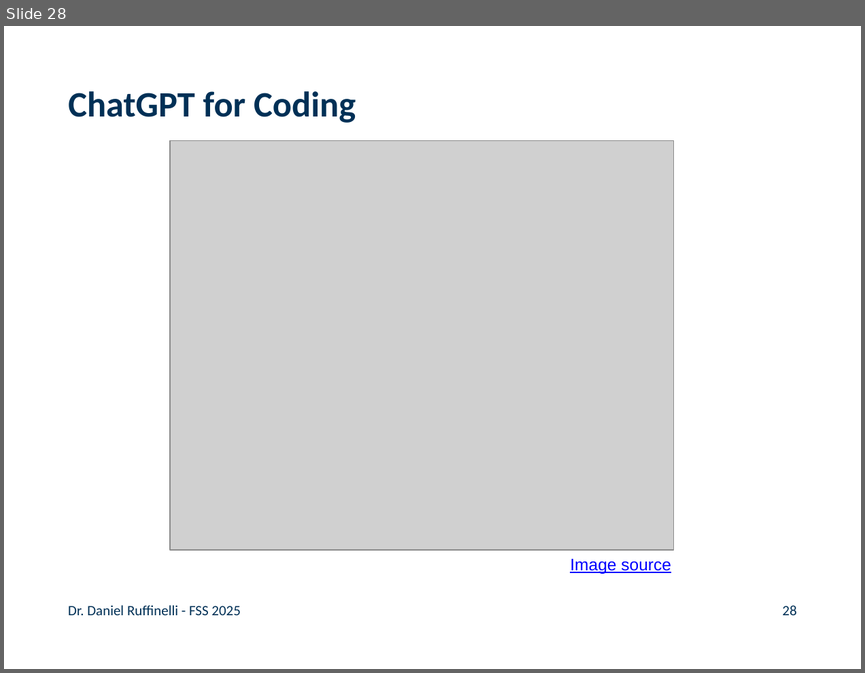
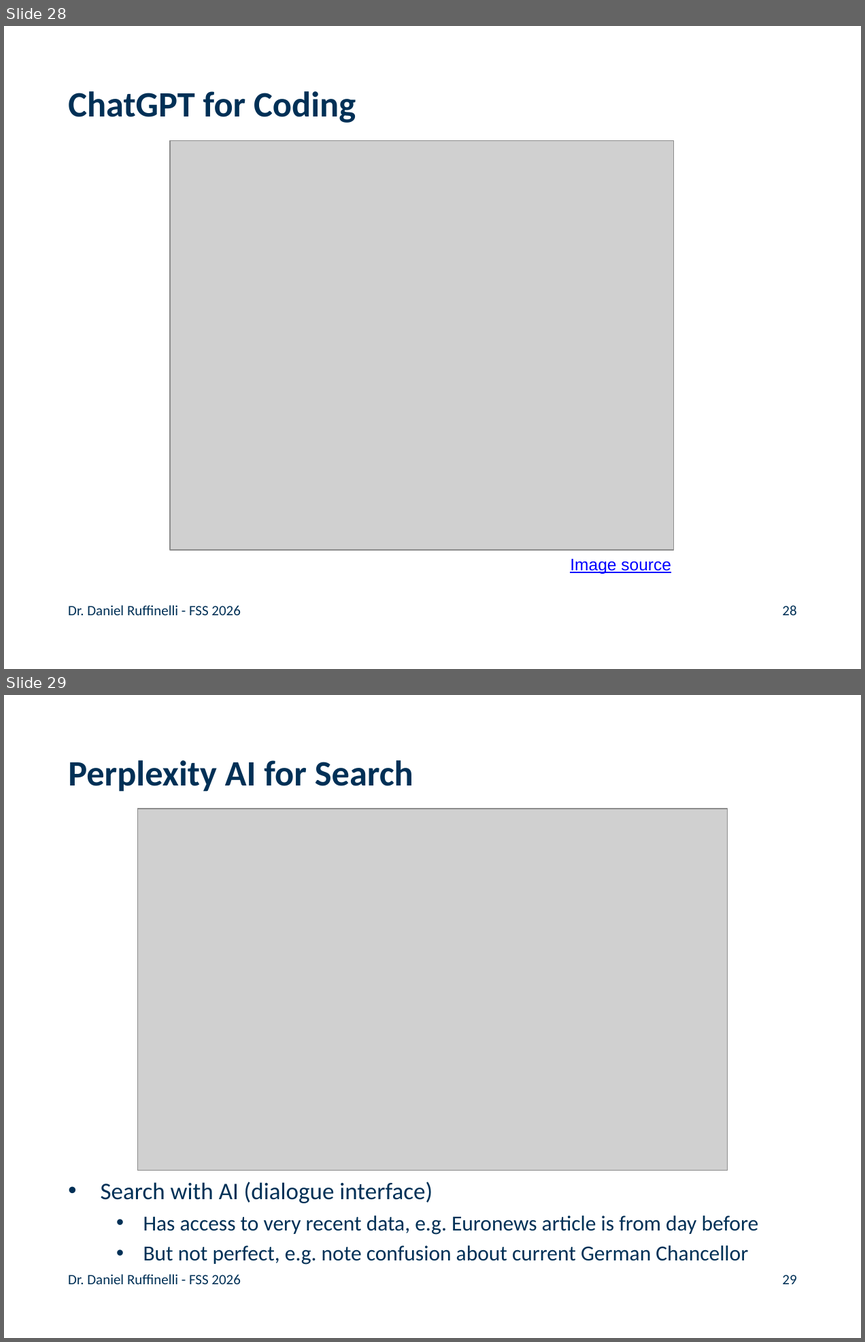
Before and after one commit to rufex2001/teaching_llms, a slide deck: lectures/01_introduction/01_introduction.pptx. Shown one above the other, each under a label of ours: slide 28 before the commit, slides 28 and 29 after it. The pictures are 865x673 and 865x1342 pixels, drawn with LibreOffice and Linux fonts; fonts in the diff are those of the drawing; grey boxes stand for pictures; background and template pictures are left out. Boxes give left, top, right and bottom in pixels: in the first picture for what was removed or moved away, otherwise in the second. Text is boxed around its words. In the diff, an @@ line names an element or a change of style, - is before the commit and + after.

```diff
--- a/lectures/01_introduction/01_introduction.pptx
+++ b/lectures/01_introduction/01_introduction.pptx
@@ slide 29 added at <box>4,695,861,1338</box>, background #FFFFFF @@
@@ title added at <box>68,760,413,792</box>, 30 pt, text #003056, bold @@
+Perplexity AI for Search
@@ picture added at <box>138,809,728,1170</box> @@
@@ text added at <box>101,1181,759,1264</box>, 18 pt, text #003056 @@
+• Search with AI (dialogue interface)
+  • Has access to very recent data, e.g. Euronews article is from day before
+  • But not perfect, e.g. note confusion about current German Chancellor
@@ text added at <box>68,1274,240,1284</box>, 12 pt, text #003056 @@
+Dr. Daniel Ruffinelli - FSS 2026
@@ page number added at <box>782,1274,796,1284</box>, 12 pt, text #003056 @@
+29
@@ slide 28 changed as well @@
@@ text at <box>68,605,240,615</box>: text changed @@
-Dr. Daniel Ruffinelli - FSS 2025
+Dr. Daniel Ruffinelli - FSS 2026
```
Also in this commit, not shown: 39 other slides changed, 1 other slide added, 3 other files.
